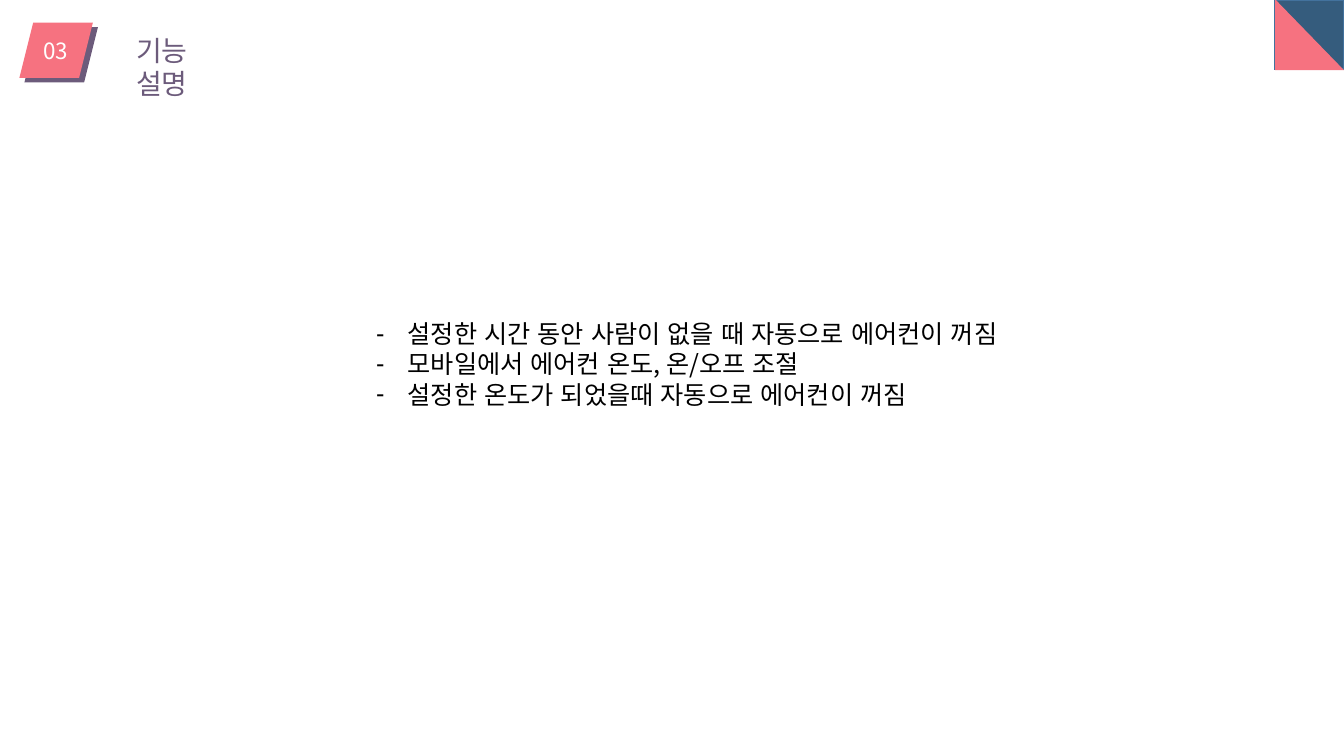
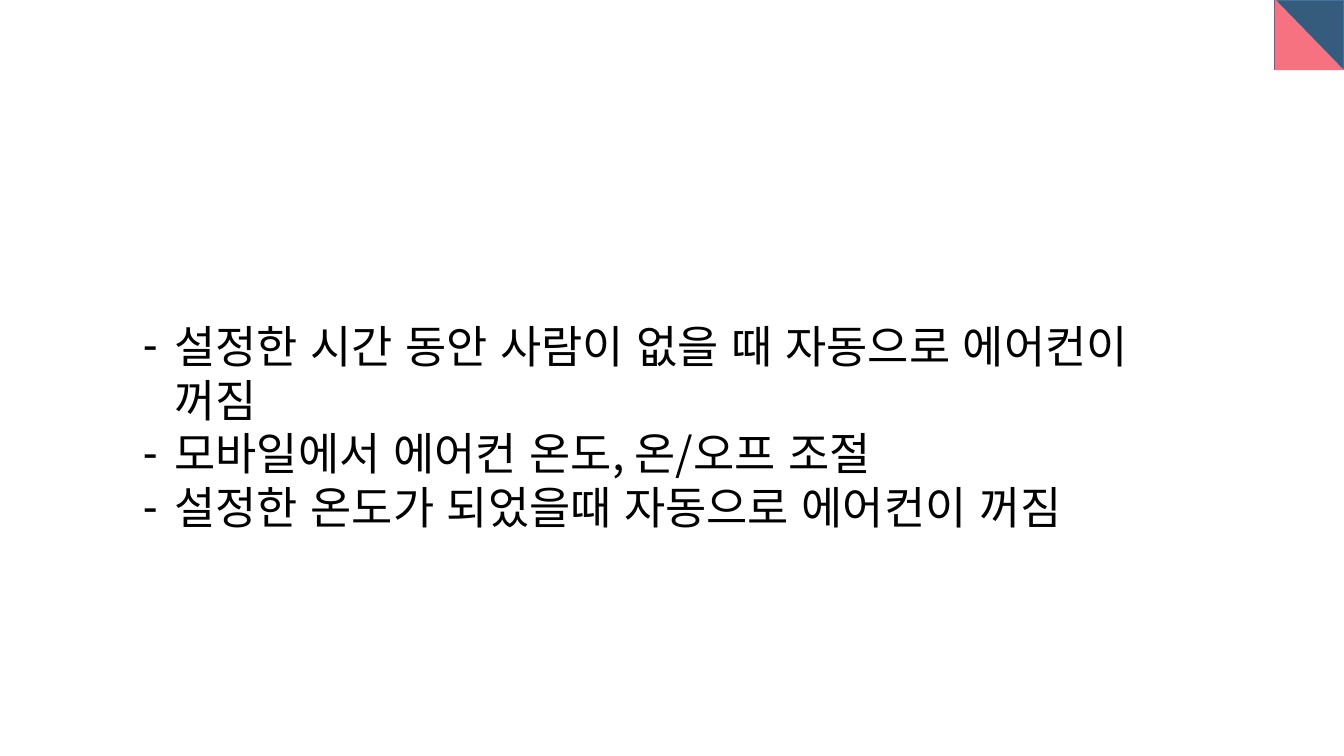
Before and after one commit to dgsw-2019-hackathon/J_B_H_AirConditioner, a slide deck: slide 11 of pptFile/ppt.pptx (slide 5 before the commit). Drawn at 1344x756 pixels with LibreOffice and Linux fonts; fonts in the diff are those of the drawing. Boxes give left, top, right and bottom in pixels: in the first picture for what was removed or moved away, otherwise in the second. Text is boxed around its words. In the diff, an @@ line names an element or a change of style, - is before the commit and + after.

```diff
--- a/pptFile/ppt.pptx
+++ b/pptFile/ppt.pptx
@@ group removed at <box>19,23,188,96</box>: 2 parallelograms, 2 texts @@
-기능 설명
-03
@@ text "설정한 시간 동안 사람이 없을 ...": place and size @@
-text "설정한 시간 동안 사람이 없을 ..." at <box>408,322,997,406</box>
+text "설정한 시간 동안 사람이 없을 ..." at <box>174,326,1128,528</box>
@@ text "설정한 시간 동안 사람이 없을 ..." at <box>174,326,1128,528</box>: size 18 to 32 pt @@
```
Also in this commit, not shown: 13 other slides changed, 15 slides added, 6 slides removed.
